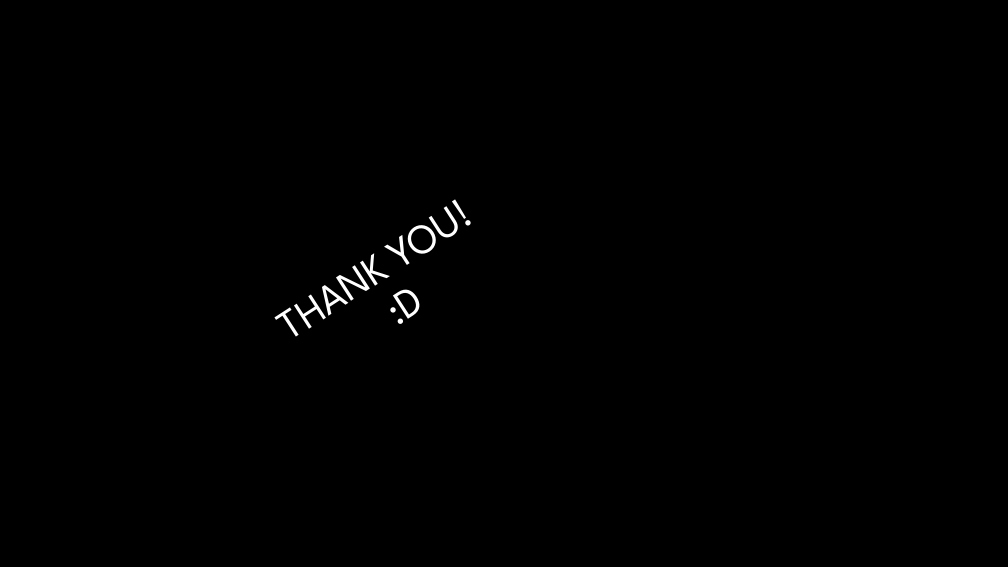
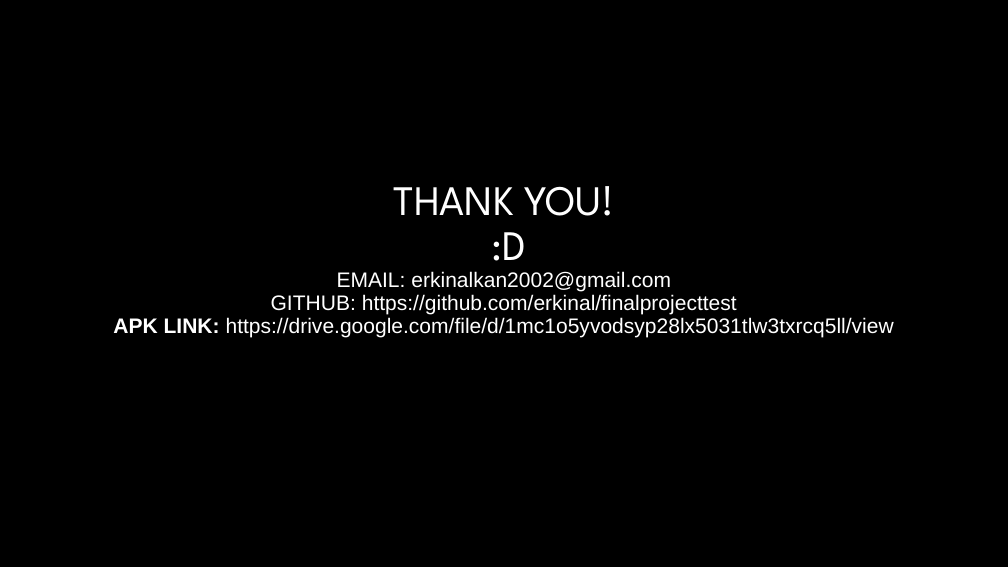
Before and after one commit to ErkinAl/FinalProjectTest, a slide deck: slide 10 of Senior Design Project - Erkin Alkan.pptx. Drawn at 1008x567 pixels with LibreOffice and Linux fonts; fonts in the diff are those of the drawing; background and template pictures are left out. Boxes give left, top, right and bottom in pixels: in the first picture for what was removed or moved away, otherwise in the second. Text is boxed around its words. In the diff, an @@ line names an element or a change of style, - is before the commit and + after.

```diff
--- a/Senior Design Project - Erkin Alkan.pptx
+++ b/Senior Design Project - Erkin Alkan.pptx
@@ title "THANK YOU! :D EMAIL: erkinalkan2002@gmail.com ..." at (x1=113, y1=186, x2=894, y2=337): rotation 327 to 0 degrees @@
@@ title at (x1=113, y1=186, x2=894, y2=337): text changed; size 40 to 20 pt; font League Spartan to Arial @@
-THANK YOU!
-:D
+THANK YOU!
+:D
+EMAIL: erkinalkan2002@gmail.com
+GITHUB: https://github.com/erkinal/finalprojecttest
+APK LINK: https://drive.google.com/file/d/1mc1o5yvodsyp28lx5031tlw3txrcq5ll/view
```
Also in this commit, not shown: 7 other files.
